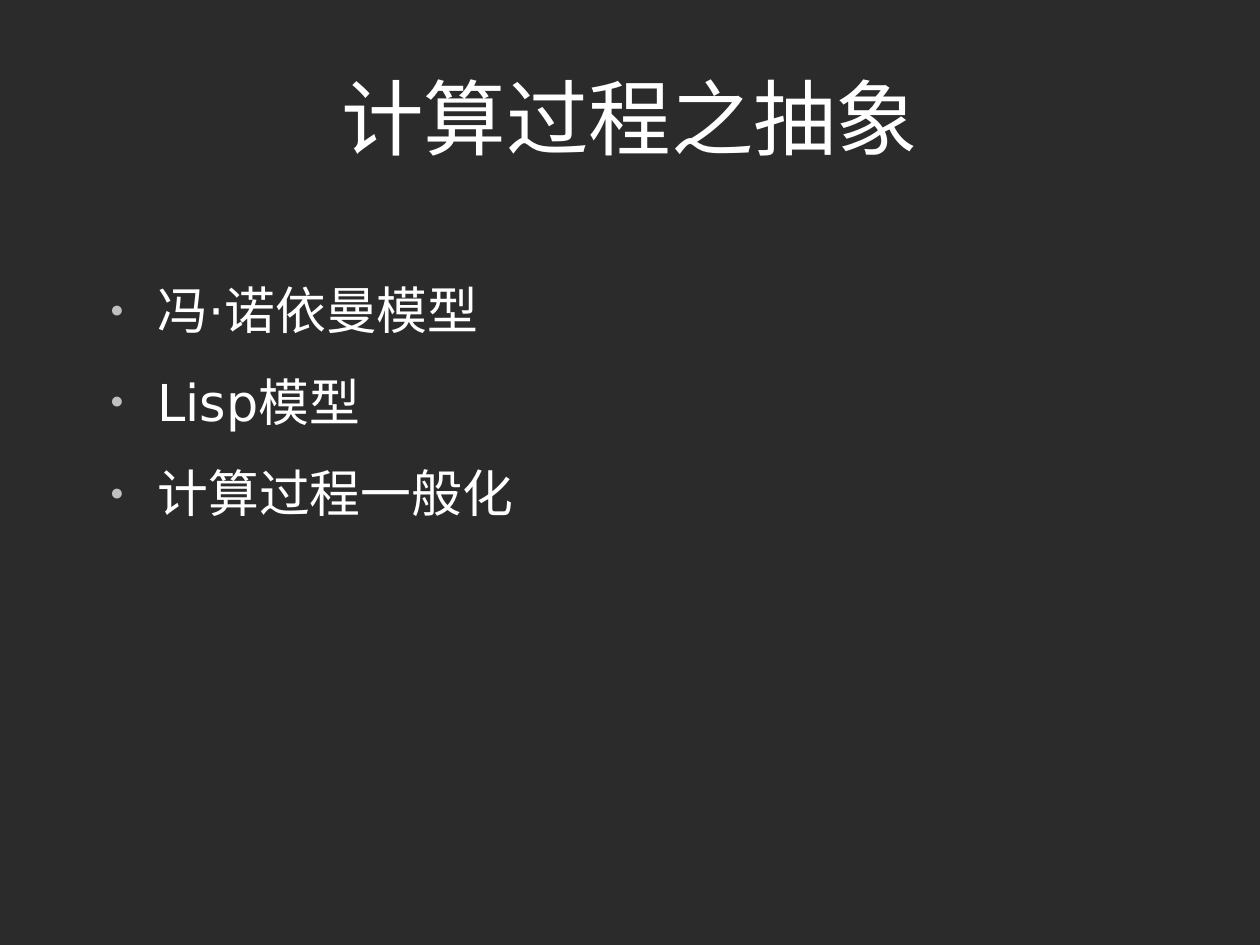
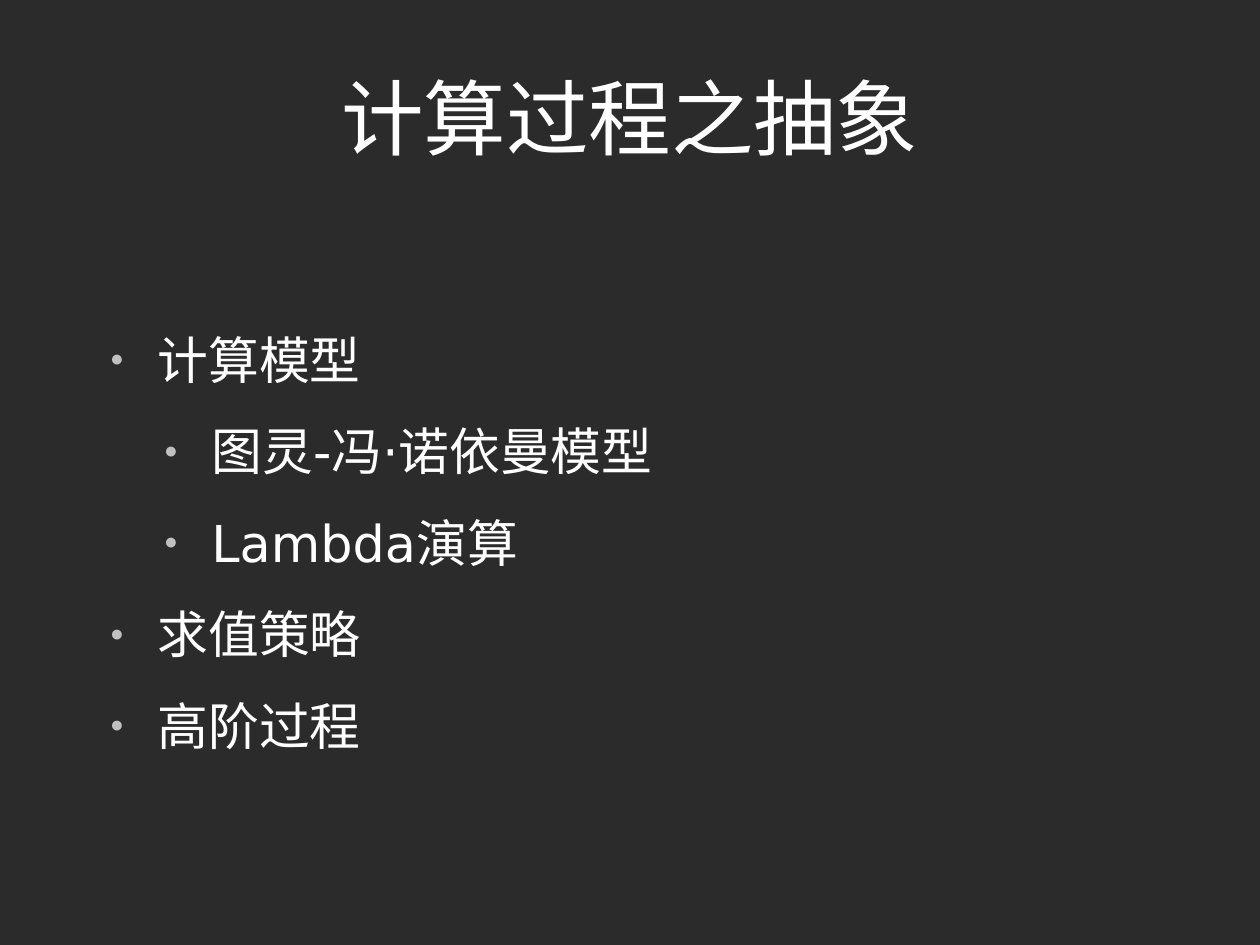
Before and after one commit to yltpsd/inftik, a slide deck: slide 22 of lec1/ProThinking-Abstraciton.odp (slide 8 before the commit). Drawn at 1260x945 pixels with LibreOffice and Linux fonts; fonts in the diff are those of the drawing; background and template pictures are left out; a plain dark background stands for a picture behind light text. Boxes give left, top, right and bottom in pixels: in the first picture for what was removed or moved away, otherwise in the second. Text is boxed around its words. In the diff, an @@ line names an element or a change of style, - is before the commit and + after.

```diff
--- a/lec1/ProThinking-Abstraciton.odp
+++ b/lec1/ProThinking-Abstraciton.odp
@@ text at (157, 336, 652, 749): text changed @@
-● 冯·诺依曼模型
-● Lisp模型
-● 计算过程一般化
+● 计算模型
+    ● 图灵-冯·诺依曼模型
+    ● Lambda演算
+● 求值策略
+● 高阶过程
```
Also in this commit, not shown: 3 other slides changed, 11 slides added, 2 slides removed, 55 other files.
